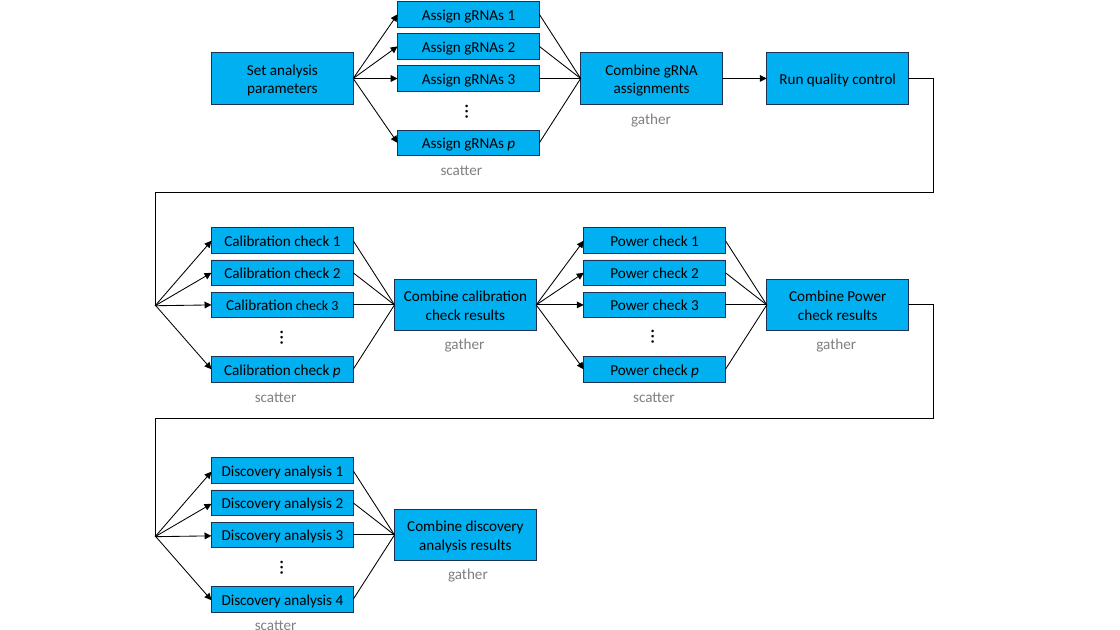
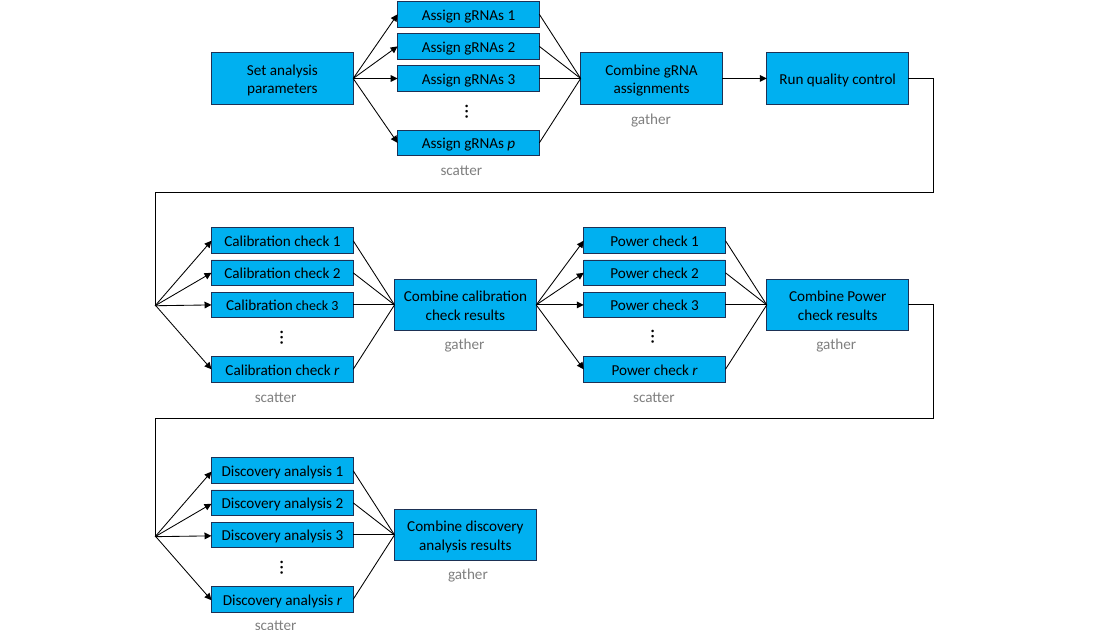
Before and after one commit to timothy-barry/sceptre-book, a slide deck: slide 1 of nextflow_dag.pptx. Drawn at 1120x630 pixels with LibreOffice and Linux fonts; fonts in the diff are those of the drawing. Boxes give left, top, right and bottom in pixels: in the first picture for what was removed or moved away, otherwise in the second. Text is boxed around its words. In the diff, an @@ line names an element or a change of style, - is before the commit and + after.

```diff
--- a/nextflow_dag.pptx
+++ b/nextflow_dag.pptx
@@ text in rectangle at [225, 364, 339, 375]: text changed @@
-Calibration check p
+Calibration check r
@@ text in rectangle at [612, 364, 697, 375]: text changed @@
-Power check p
+Power check r
@@ text in rectangle at [223, 594, 342, 608]: text changed @@
-Discovery analysis 4
+Discovery analysis r
```
Also in this commit, not shown: 41 other files.
